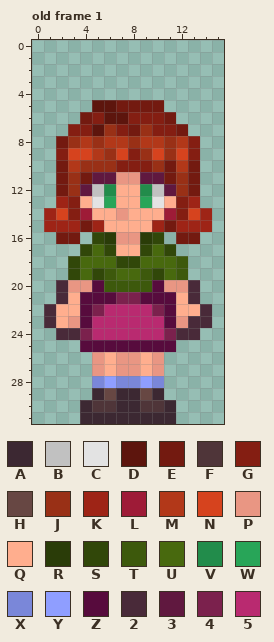
Pixel-art file -- art/characters/child1.aseprite. That is the earlier state.
16x128 pixels, 1 frame. Colours within 5 levels of each other are drawn and written as one. Shown: old frame 1. The old version is drawn lined up with the new one, on the new canvas. The commit also changed other frames, which this record leaves out.
Palette (. is transparent): A #3c2832  B #c1c1c1  C #e3e3e3  D #5d150d  E #731a10  F #4f3539  G #841e12  H #674743  J #993016  K #9e2416  L #9e1b37  M #b23819  N #d6431e  P #e99683  Q #ffae8e  R #2a3c08  S #314709  T #3d590c  U #48690e  V #228c4b  W #28a558  X #7a87d9  Y #8f9eff  Z #570b3d  2 #492a39  3 #60183f  4 #7b214d  5 #b92a70
Pixels before, old frame 1, first column x 1:
 5 ....DDEEEE....
 6 ...EGDDGGGE...
 7 ..GGDJGEJGGE..
 8 .EJMJMMJMMJMG.
 9 .GNNMJNGJNJNG.
10 .EMJJJGGGJEME.
11 .EJE33PP33EJE.
12 .EJ3BVQQVB3JE.
13 .KGQCWQQWCQGK.
14 KNGLQQPQQQLGNK
15 KKKEKQQQQKEKKK
16 .EE.SRPPRS.EE.
17 ...SUSQQSUS...
18 ..SUUUSSUUUT..
19 ..SUSTUUTSUT..
20 .2PPZTTTTZPP2.
21 .2QZZZ44ZZZQ2.
22 2QQZ455554ZQQ2
23 2QPZ555555ZP22
24 .224555555422.
25 ...ZZZZZZZZ...
26 ....PQPPQP....
27 ....PQPPQP....
28 ....XYXXYX....
29 ....AHAAHA....
30 ...AFFAAFFA...
31 ...AAAAAAAA...
Now the later version:
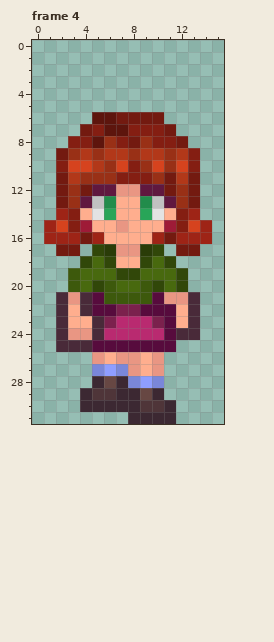
A new or re-ordered frame is compared with the old frame closest to it.
Changes in this commit:
canvas 16x128 -> 16x32 (the part of the old canvas that was cut away was empty and is not shown)
frames 1 -> 4
Changed rows in their new state; - is an unchanged pixel.
Frame 4 is new; against old frame 1:
first column x 1:
 5 ----......----
 6 ---.D-EEEE.---
 7 --.EGDDGG-E.--
 8 -.GGDJGEJGGE.-
 9 -EJMJMMJMM-M--
10 -GNNM-N-JNJNG-
11 --MJJJGGGJ-M--
12 ---E33PP33E---
13 -EJ3BV--VB3JE-
14 .K-QCWQ-WCQ-K.
15 -NGLQ-P--QLGN-
16 KKKEKQQQQKEKKK
17 -EE.SRPPRS.EE-
18 --.S-SQQS-S.--
19 --T-UUSSUU-S--
20 -.TUS-UU-SUS.-
21 --P2-TTTT-PP--
22 .2-2ZZ44ZZ--2.
23 .2QQ24---4-Q-.
24 --PP2-----Z---
25 -222----------
27 ----XYX-------
28 ----AHA-------
29 ---AFF--------
30 ----AA--------
31 ---....-------
Pixel boxes of the changes (left, top, right, bottom) in both pictures:
changed: (44, 100, 212, 424)
